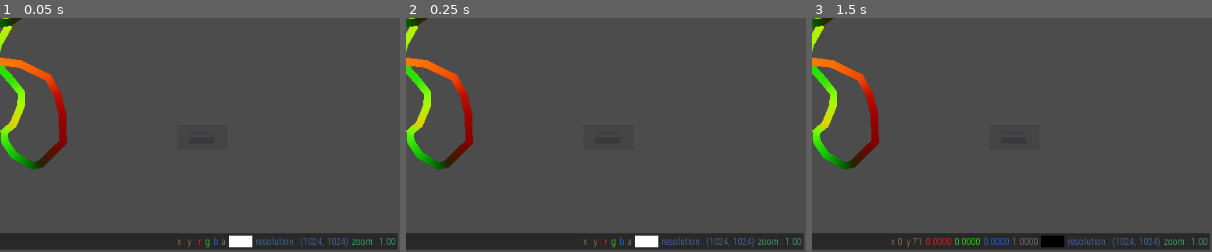
Above: before the commit, frames 1-3 (left to right).
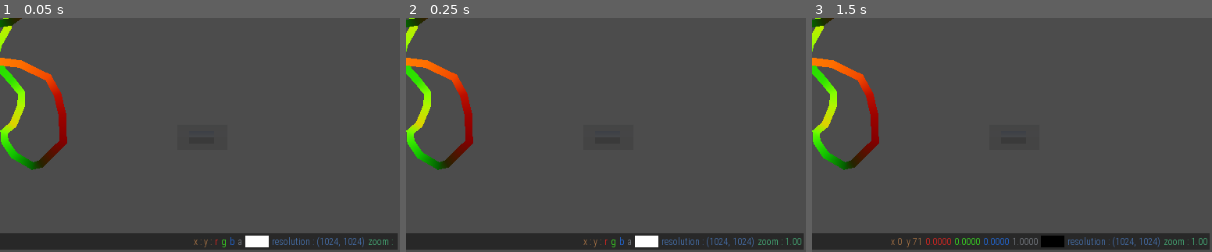
Above: after the commit, the same moments.

Repository: ioxu/microscratches-generator
Game: Godot game, scene res://scenes/main.tscn
The game is run twice, just before and just after one commit, with the same random seed, the same clock (stepped at 60 frames per second) and the same inputs. A sky picture missing from this copy of the repository is replaced by a grey-blue gradient.
Inputs:
- Up to frame 1 (0.05 s): no input
- Up to frame 2 (0.25 s): no input
- Up to frame 3 (1.5 s): click "file" at 0.5 s; click "file" at 1.25 s
The pictures show only the part of the screen within x 50-100%, y 50-100%; the shares and areas given below are measured in that part.

The runs differ from the first frame. In frame 1, 1.2% of the frame differs, in the area x 44-99%, y 92-99%; in frame 2, nothing differs; in frame 3, nothing differs.
Error in both runs: Assertion failed: This project must only be developed in engine versions 3.2.3 and earlier (res://scenes/main.gd:10)

Commit message:
defer image data update

Diff:
--- a/scenes/display.gd
+++ b/scenes/display.gd
@@ -29,9 +29,11 @@
 
 func _ready() -> void:
 	cam_transform.origin = $display.transform.origin
-	yield(get_tree().create_timer(.05), "timeout")
+
+	# delay and init
+	yield(get_tree().create_timer(.1), "timeout")
 	emit_signal("zoom_changed", self.zoom)
-
+	update_image()
 	print("[display] viewport dimensions %s"%viewport.get_size())
 
 
@@ -41,7 +43,7 @@
 
 	if event is InputEventMouseMotion:
 		self.coord_in_viewport = window_to_viewport(event.position)
-		update_image()
+		#update_image()
 		var _vs = viewport.get_size()
 		if self.coord_in_viewport.x < _vs.x and self.coord_in_viewport.x > 0 and\
 			self.coord_in_viewport.y < _vs.y and self.coord_in_viewport.y > 0:
@@ -71,7 +73,6 @@
 
 
 func zoom_at_point(zoom_change, point):
-
 	var zz = zoom_change #2 - zoom_change
 	self.zoom = self.zoom * zz
 	if self.zoom < zoom_min or self.zoom > zoom_max:
@@ -123,5 +124,6 @@
 	return Vector2( clamp(new_coords.x, 0, _vs.x), clamp(new_coords.y, 0, _vs.y) )
 
 
-func update_image() -> void:
+func update_image() -> void: # TODO: need to find a good pattern inwhich to call this update, like a viewport.dirty thing
+	print("copy viewport to image data")
 	viewport_image = $display.texture.get_data()
